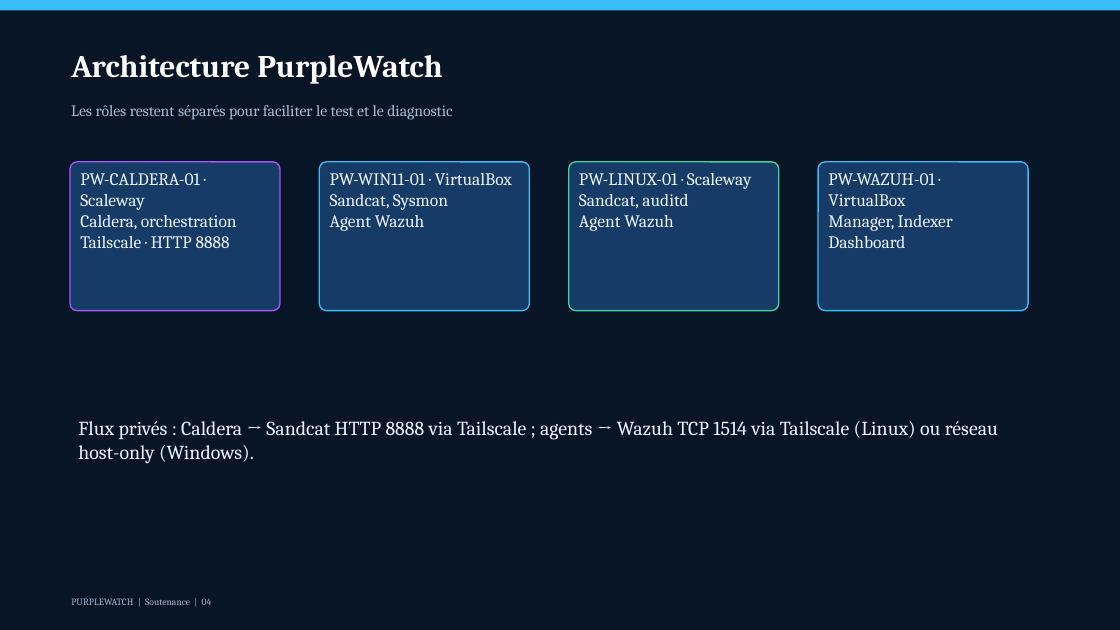
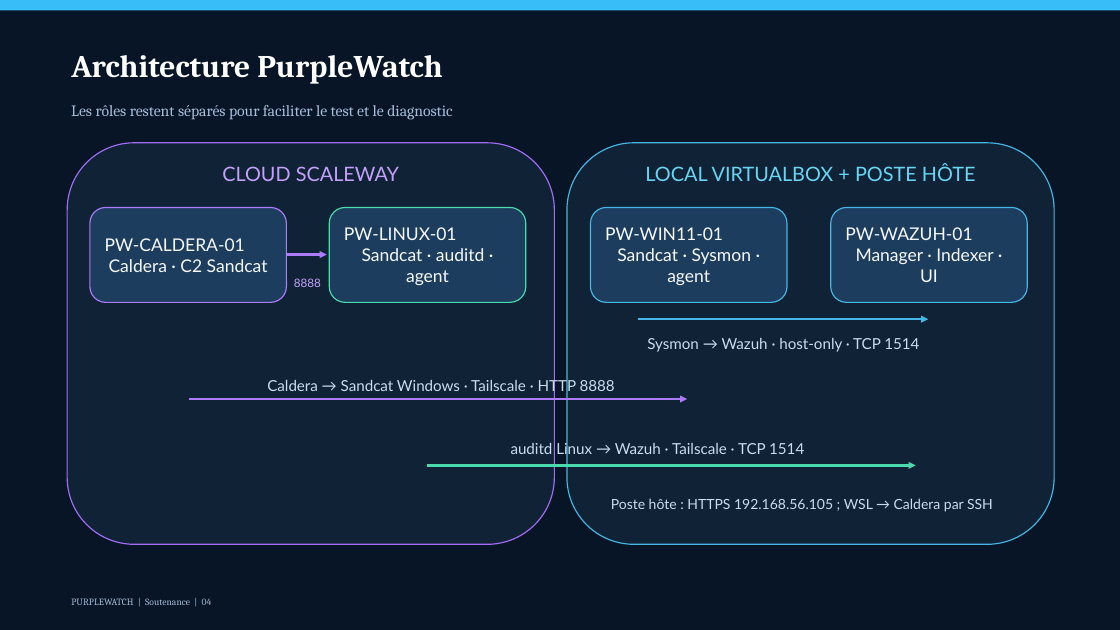
Before and after one commit to kanga-prog/PurpleWatch, a slide deck: slide 4 of presentation/purplewatch-soutenance-20min.pptx. Drawn at 1120x630 pixels with LibreOffice and Linux fonts; fonts in the diff are those of the drawing. Boxes give left, top, right and bottom in pixels: in the first picture for what was removed or moved away, otherwise in the second. Text is boxed around its words. In the diff, an @@ line names an element or a change of style, - is before the commit and + after.

```diff
--- a/presentation/purplewatch-soutenance-20min.pptx
+++ b/presentation/purplewatch-soutenance-20min.pptx
@@ rounded rectangle added at (67,143,555,544), fill #102336, outline #A26DF4 1 pt @@
@@ rounded rectangle added at (567,143,1054,544), fill #102336, outline #45B6E5 1 pt @@
@@ text added at (222,166,399,181), 17 pt, text #C4A0FA @@
+CLOUD SCALEWAY
@@ text added at (645,163,976,181), 17 pt, text #69D5F5 @@
+LOCAL VIRTUALBOX + POSTE HÔTE
@@ rounded rectangle "PW-CALDERA-01 Caldera · C2 Sandcat": place and size @@
-rounded rectangle "PW-CALDERA-01 Caldera · C2 Sandcat" at (70,162,280,311)
+rounded rectangle "PW-CALDERA-01 Caldera · C2 Sandcat" at (90,208,287,302)
@@ rounded rectangle "PW-CALDERA-01 Caldera · C2 Sandcat" at (90,208,287,302): vertical alignment top to middle; fill #153B66 to #1D3D5F; outline #A855F7 1.13 pt to #AC7BFB 1 pt; proportions changed @@
@@ rounded rectangle "PW-LINUX-01 Sandcat · auditd · ...": place and size @@
-rounded rectangle "PW-LINUX-01 Sandcat · auditd · ..." at (319,162,529,311)
+rounded rectangle "PW-LINUX-01 Sandcat · auditd · ..." at (329,208,526,302)
@@ rounded rectangle "PW-LINUX-01 Sandcat · auditd · ..." at (329,208,526,302): vertical alignment top to middle; fill #153B66 to #1D3D5F; outline #38BDF8 1.13 pt to #4ADAAD 1 pt; proportions changed @@
@@ rounded rectangle "PW-WIN11-01 Sandcat · Sysmon · ...": place and size @@
-rounded rectangle "PW-WIN11-01 Sandcat · Sysmon · ..." at (569,162,779,311)
+rounded rectangle "PW-WIN11-01 Sandcat · Sysmon · ..." at (591,208,787,302)
@@ rounded rectangle "PW-WIN11-01 Sandcat · Sysmon · ..." at (591,208,787,302): vertical alignment top to middle; fill #153B66 to #1D3D5F; outline #44D19D 1.13 pt to #45B6E5 1 pt; proportions changed @@
@@ rounded rectangle "PW-WAZUH-01 Manager · Indexer · ...": place and size @@
-rounded rectangle "PW-WAZUH-01 Manager · Indexer · ..." at (818,162,1028,311)
+rounded rectangle "PW-WAZUH-01 Manager · Indexer · ..." at (831,208,1028,302)
@@ rounded rectangle "PW-WAZUH-01 Manager · Indexer · ..." at (831,208,1028,302): vertical alignment top to middle; fill #153B66 to #1D3D5F; outline #38BDF8 1.13 pt to #45B6E5 1 pt; proportions changed @@
@@ text in rounded rectangle at (105,238,268,272): text changed; font Cambria to Lato; text colour #EAF2FF to #F6F9FF @@
-PW-CALDERA-01 · Scaleway
-Caldera, orchestration
-Tailscale · HTTP 8888
+PW-CALDERA-01
+Caldera · C2 Sandcat
@@ text in rounded rectangle at (344,227,484,285): text changed; font Cambria to Lato; text colour #EAF2FF to #F6F9FF @@
-PW-WIN11-01 · VirtualBox
-Sandcat, Sysmon
-Agent Wazuh
+PW-LINUX-01
+Sandcat · auditd · agent
@@ text in rounded rectangle at (605,227,752,285): text changed; font Cambria to Lato; text colour #EAF2FF to #F6F9FF @@
-PW-LINUX-01 · Scaleway
-Sandcat, auditd
-Agent Wazuh
+PW-WIN11-01
+Sandcat · Sysmon · agent
@@ text in rounded rectangle at (845,227,993,282): text changed; font Cambria to Lato; text colour #EAF2FF to #F6F9FF @@
-PW-WAZUH-01 · VirtualBox
-Manager, Indexer
-Dashboard
+PW-WAZUH-01
+Manager · Indexer · UI
@@ arrow added from (287, 255) to (327, 255), #AC7BFB 2 pt @@
@@ text added at (294,278,321,287), 10 pt, text #C4A0FA @@
+8888
@@ arrow added from (639, 319) to (928, 319), #45B6E5 2 pt @@
@@ text added at (647,338,919,352), 13 pt, text #C7DCEE @@
+Sysmon → Wazuh · host-only · TCP 1514
@@ text added at (267,377,615,394), 13 pt, text #C7DCEE @@
+Caldera → Sandcat Windows · Tailscale · HTTP 8888
@@ arrow added from (189, 399) to (687, 399), #AC7BFB 2 pt @@
@@ text removed at (78,421,998,464) @@
-Flux privés : Caldera → Sandcat HTTP 8888 via Tailscale ; agents → Wazuh TCP 1514 via Tailscale (Linux) ou réseau host-only (Windows).
@@ text added at (511,440,804,457), 13 pt, text #C7DCEE @@
+auditd Linux → Wazuh · Tailscale · TCP 1514
@@ arrow added from (427, 465) to (916, 465), #4ADAAD 2 pt @@
@@ text added at (611,498,993,512), 12 pt, text #C7DCEE @@
+Poste hôte : HTTPS 192.168.56.105 ; WSL → Caldera par SSH
```
Also in this commit, not shown: 3 other slides changed.
